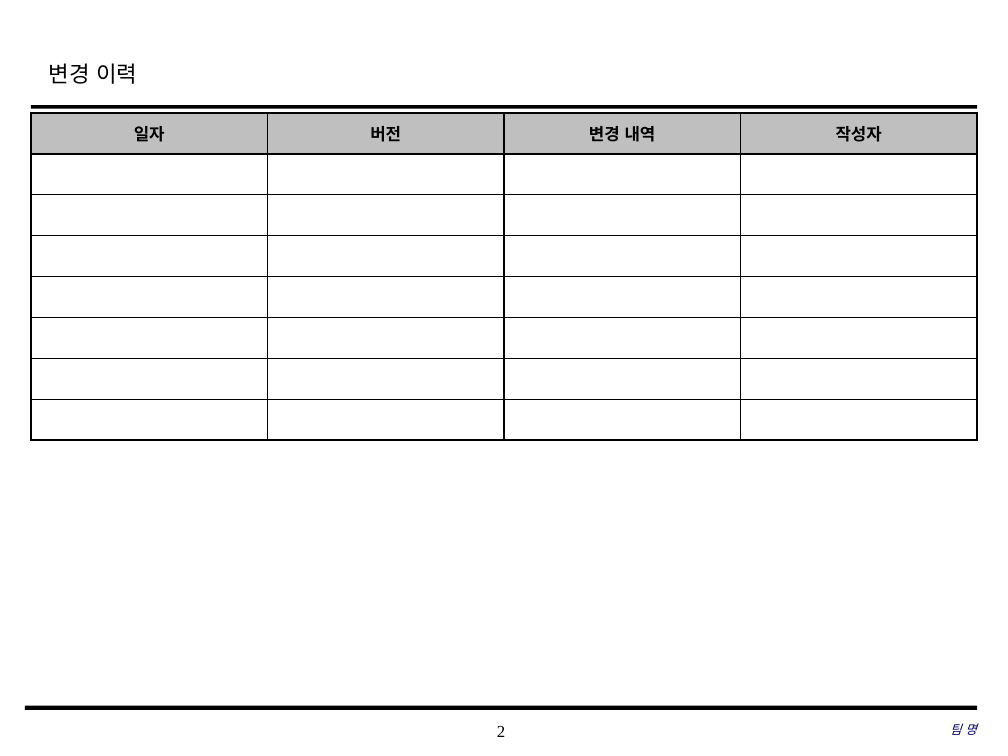
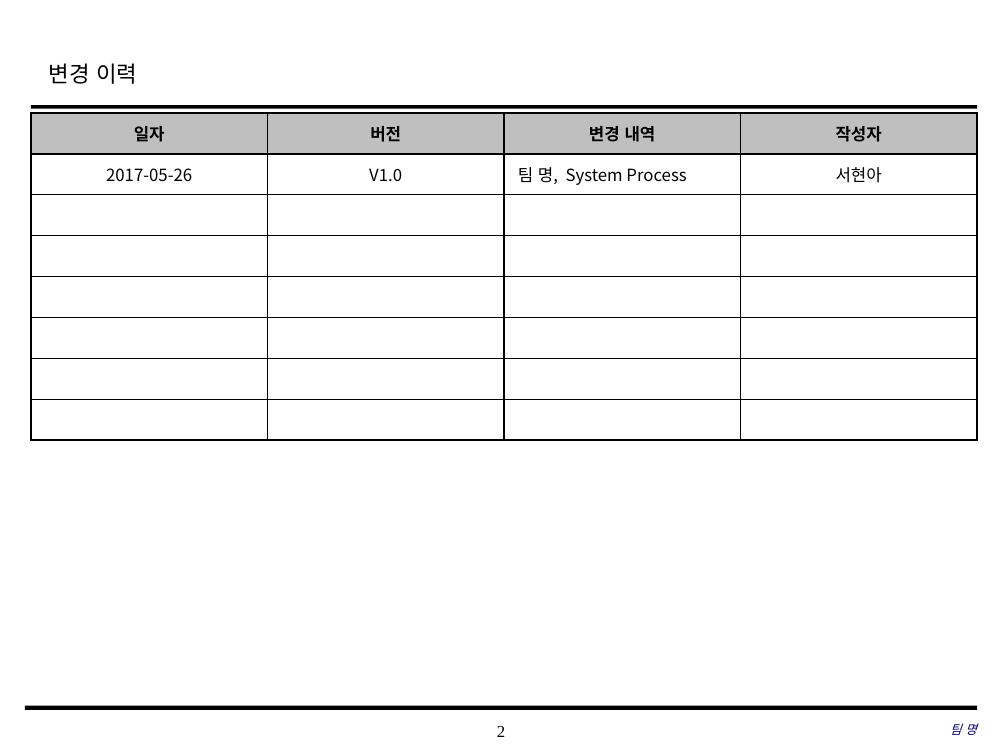
Before and after one commit to SE-admin/SE2017_1_bigbang, a slide deck: slide 2 of doc/3_ 설계서/UI Design Template.pptx. Drawn at 1008x756 pixels with LibreOffice and Linux fonts; fonts in the diff are those of the drawing; background and template pictures are left out. Boxes give left, top, right and bottom in pixels: in the first picture for what was removed or moved away, otherwise in the second. Text is boxed around its words. In the diff, an @@ line names an element or a change of style, - is before the commit and + after.

Commit message:
UI Design Template.pptx 수정 1. 팀 명, System Process 변경

```diff
--- a/doc/3_ 설계서/UI Design Template.pptx
+++ b/doc/3_ 설계서/UI Design Template.pptx
@@ table at [31,113,979,439] @@
+row 2: 2017-05-26 | V1.0 | 팀 명, System Process | 서현아
-row 8:  |  |  | 
```
Also in this commit, not shown: 2 other slides changed.
